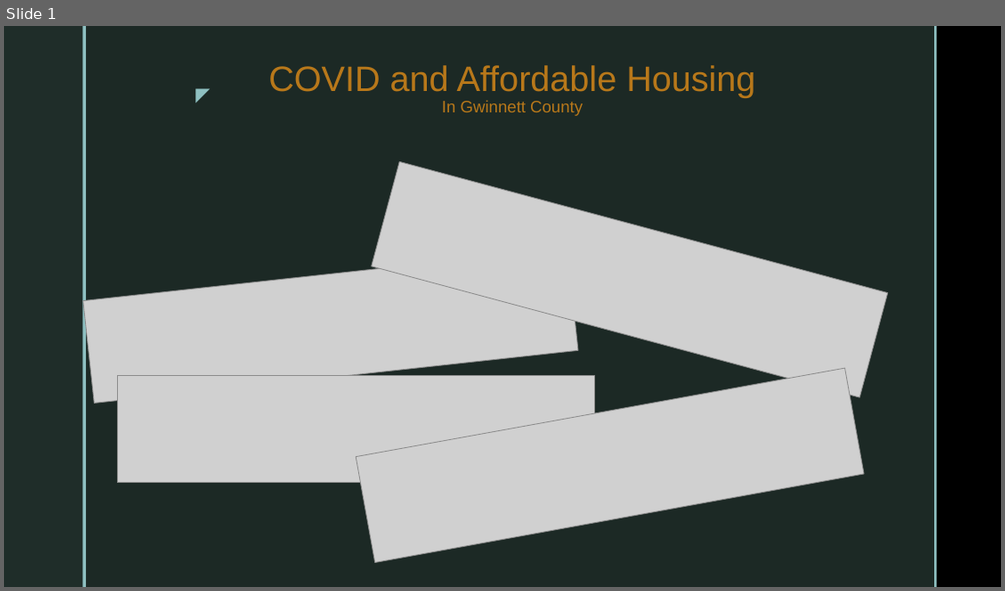
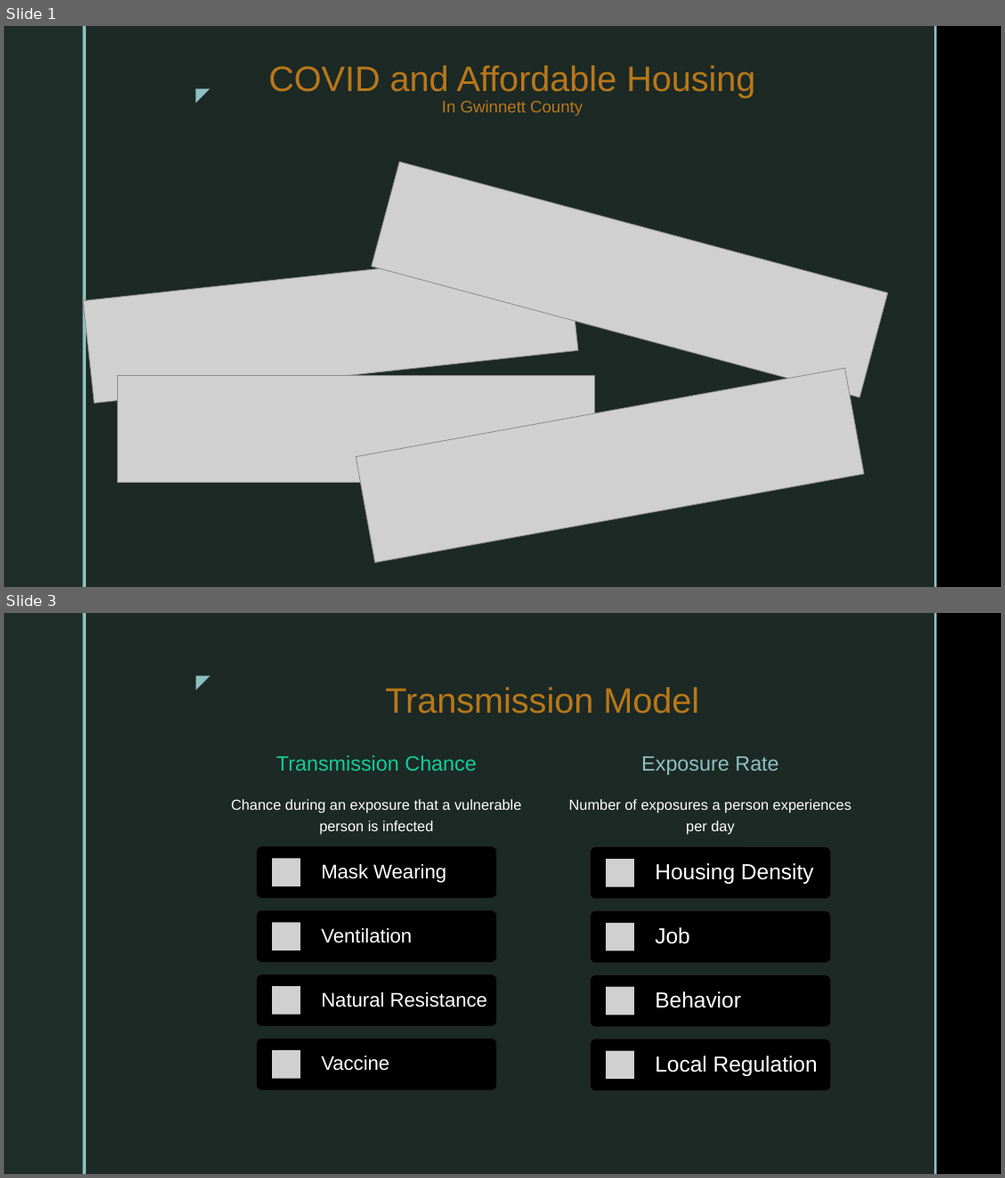
Before and after one commit to CaseCal/housing-covid-transmission, a slide deck: COVID and Affordable Housing.pptx. Shown one above the other, each under a label of ours: slide 1 before the commit, slides 1 and 3 after it; the slides between them are not shown. The pictures are 1005x591 and 1005x1178 pixels, drawn with LibreOffice and Linux fonts; fonts in the diff are those of the drawing; grey boxes stand for pictures; background and template pictures are left out. Boxes give left, top, right and bottom in pixels: in the first picture for what was removed or moved away, otherwise in the second. Text is boxed around its words. In the diff, an @@ line names an element or a change of style, - is before the commit and + after.

```diff
--- a/COVID and Affordable Housing.pptx
+++ b/COVID and Affordable Housing.pptx
@@ slide 3 added at [4,613,1001,1174], background picture (left out); not listed: 5 template elements that a slide beside it also shows @@
@@ title added at [385,687,699,714], 34 pt, text #B8781A @@
+Transmission Model
@@ text added at [231,755,521,834], 14 pt, text #FFFFFF @@
+Transmission Chance
+Chance during an exposure that a vulnerable person is infected
@@ text added at [569,756,851,834], 14 pt, text #FFFFFF @@
+Exposure Rate
+Number of exposures a person experiences per day
@@ group added at [257,846,497,1089]: 4 rounded rectangles, 4 pictures, 4 texts @@
+Mask Wearing
+Ventilation
+Natural Resistance
+Vaccine
@@ group added at [591,847,830,1090]: 4 rounded rectangles, 4 pictures, 4 texts @@
+Housing Density
+Job
+Behavior
+Local Regulation
```
Also in this commit, not shown: 2 slides changed, 7 other slides added, 1 other file.
